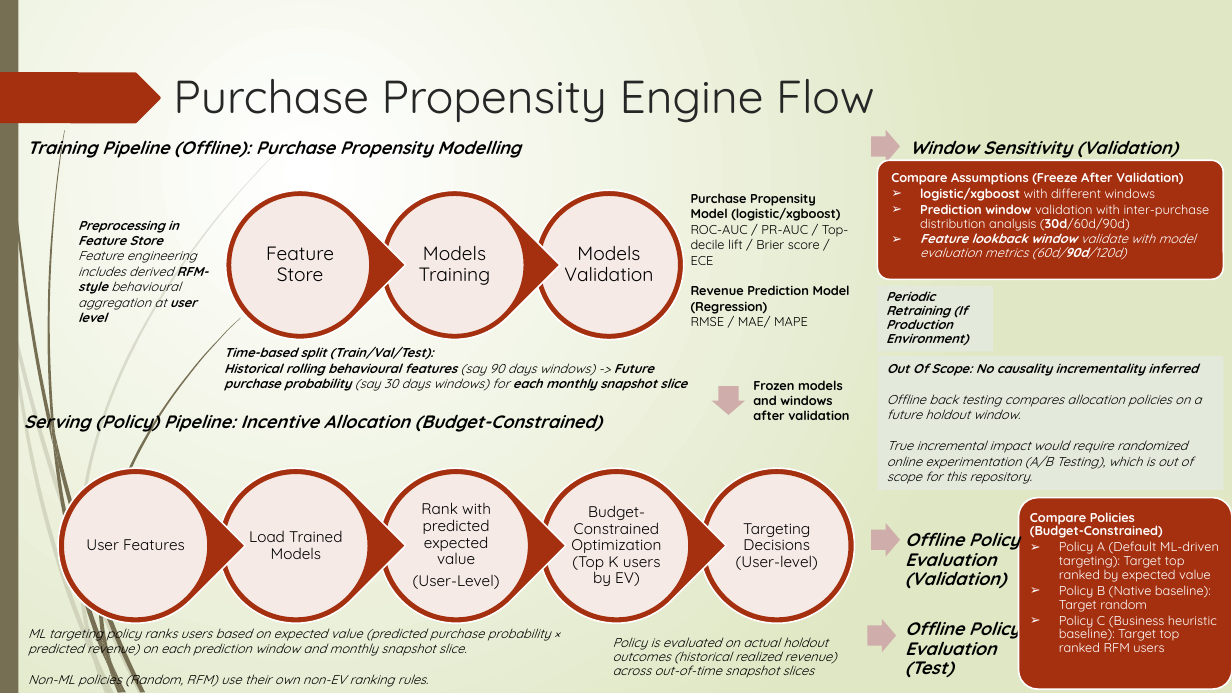
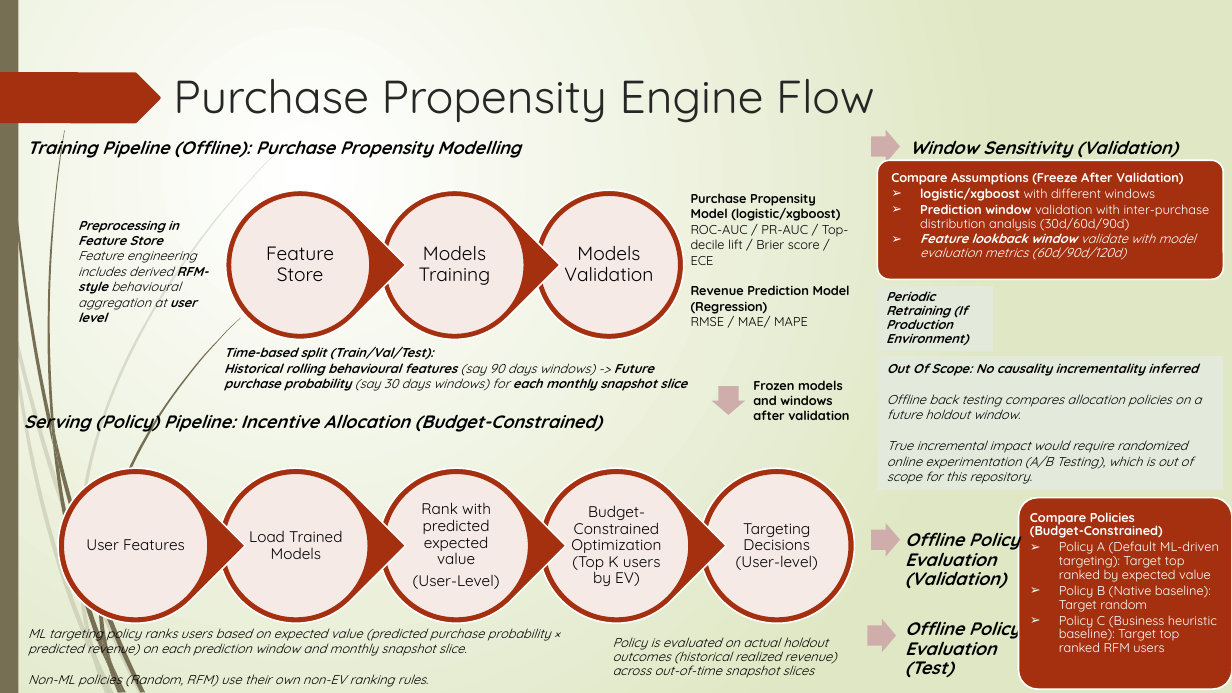
Before and after one commit to Phrey001/mle-marketplace-growth, a slide deck: slide 3 of docs/architecture.pptx. Drawn at 1232x693 pixels with LibreOffice and Linux fonts; fonts in the diff are those of the drawing. Boxes give left, top, right and bottom in pixels: in the first picture for what was removed or moved away, otherwise in the second. Text is boxed around its words. In the diff, an @@ line names an element or a change of style, - is before the commit and + after.

```diff
--- a/docs/architecture.pptx
+++ b/docs/architecture.pptx
@@ text at [920, 200, 1210, 260]: bold off in "(30d/60d/90d)", "(60d/90d/120d)" @@
```
Also in this commit, not shown: 3 other slides changed, 1 other file.
